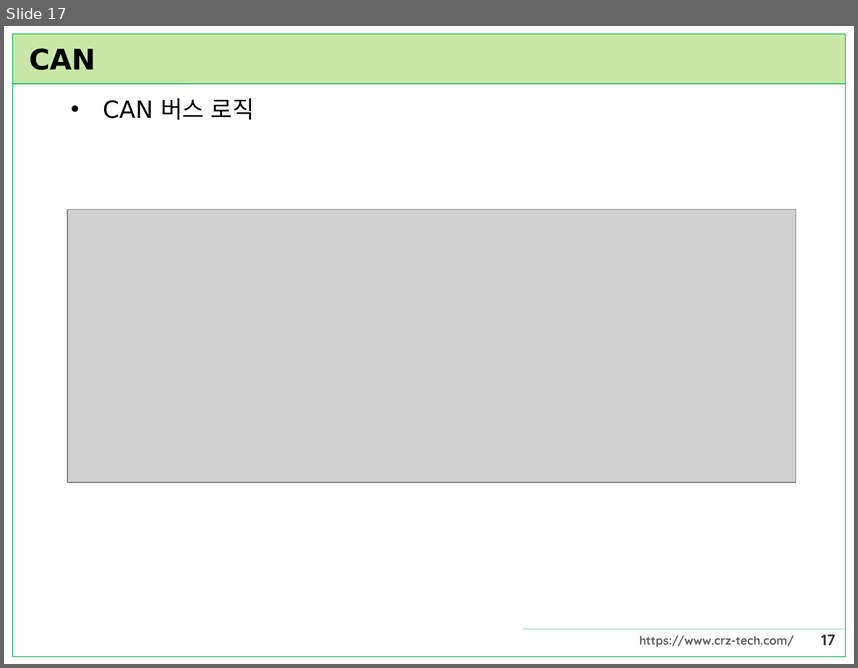
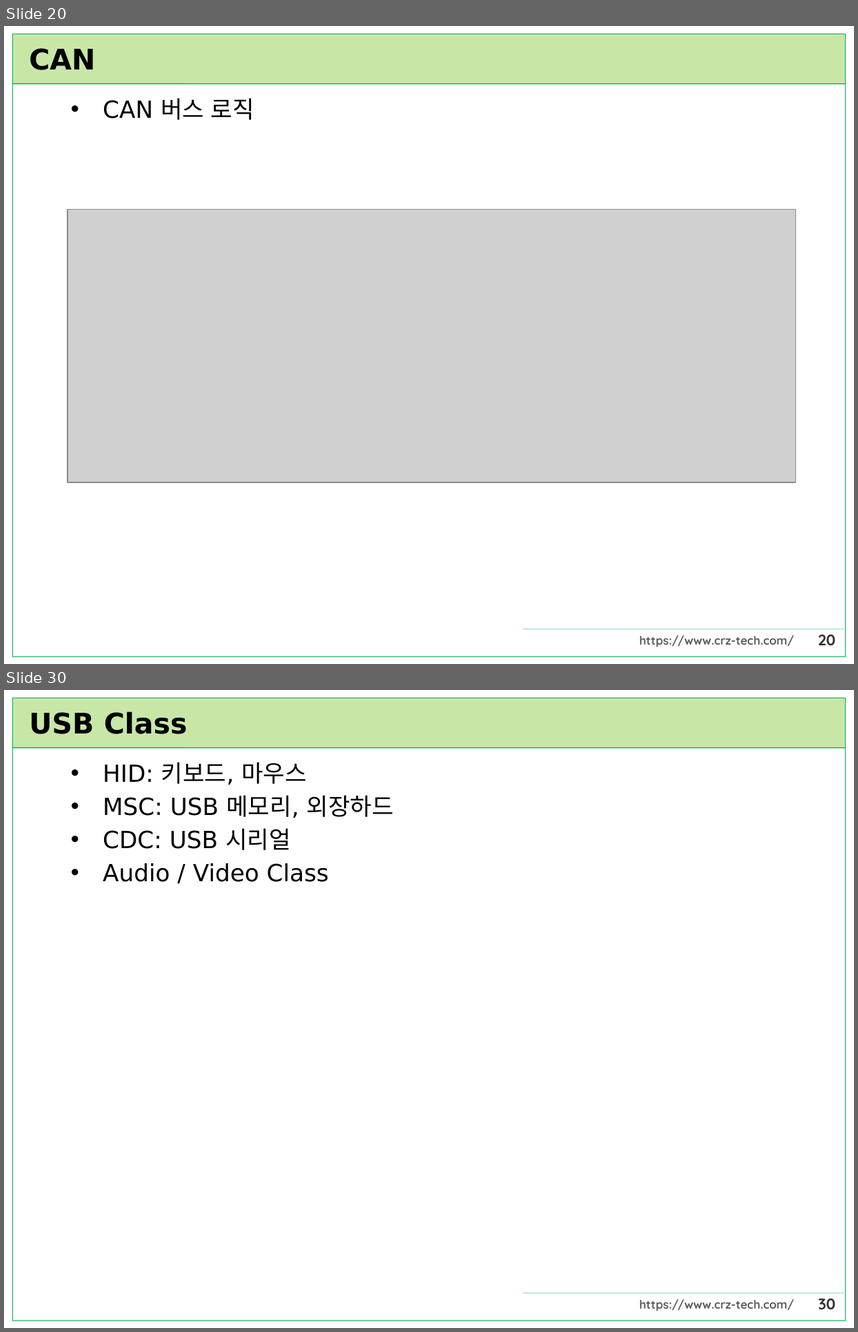
Before and after one commit to CRZ-Technology/Mango-M32, a slide deck: Mango-M32F4/23.통신프로토콜/통신프로토콜.pptx. Shown one above the other, each under a label of ours: slide 17 before the commit, slides 20 and 30 after it; the slides between them are not shown. The pictures are 858x668 and 858x1332 pixels, drawn with LibreOffice and Linux fonts; fonts in the diff are those of the drawing; grey boxes stand for pictures. Boxes give left, top, right and bottom in pixels: in the first picture for what was removed or moved away, otherwise in the second. Text is boxed around its words. In the diff, an @@ line names an element or a change of style, - is before the commit and + after.

```diff
--- a/Mango-M32F4/23.통신프로토콜/통신프로토콜.pptx
+++ b/Mango-M32F4/23.통신프로토콜/통신프로토콜.pptx
@@ slide 30 added at <box>4,690,854,1328</box>, background #FFFFFF; not listed: 6 template elements that a slide beside it also shows @@
@@ title added at <box>29,711,188,734</box>, 24 pt, text #000000, bold @@
+USB Class
@@ text added at <box>103,762,394,882</box>, 20 pt, text #000000 @@
+• HID: 키보드, 마우스
+• MSC: USB 메모리, 외장하드
+• CDC: USB 시리얼
+• Audio / Video Class
@@ what was slide 17 is now slide 20 @@
@@ page number at <box>818,634,836,645</box>: text changed @@
-17
+20
```
Also in this commit, not shown: 35 other slides added, 1 other file.
